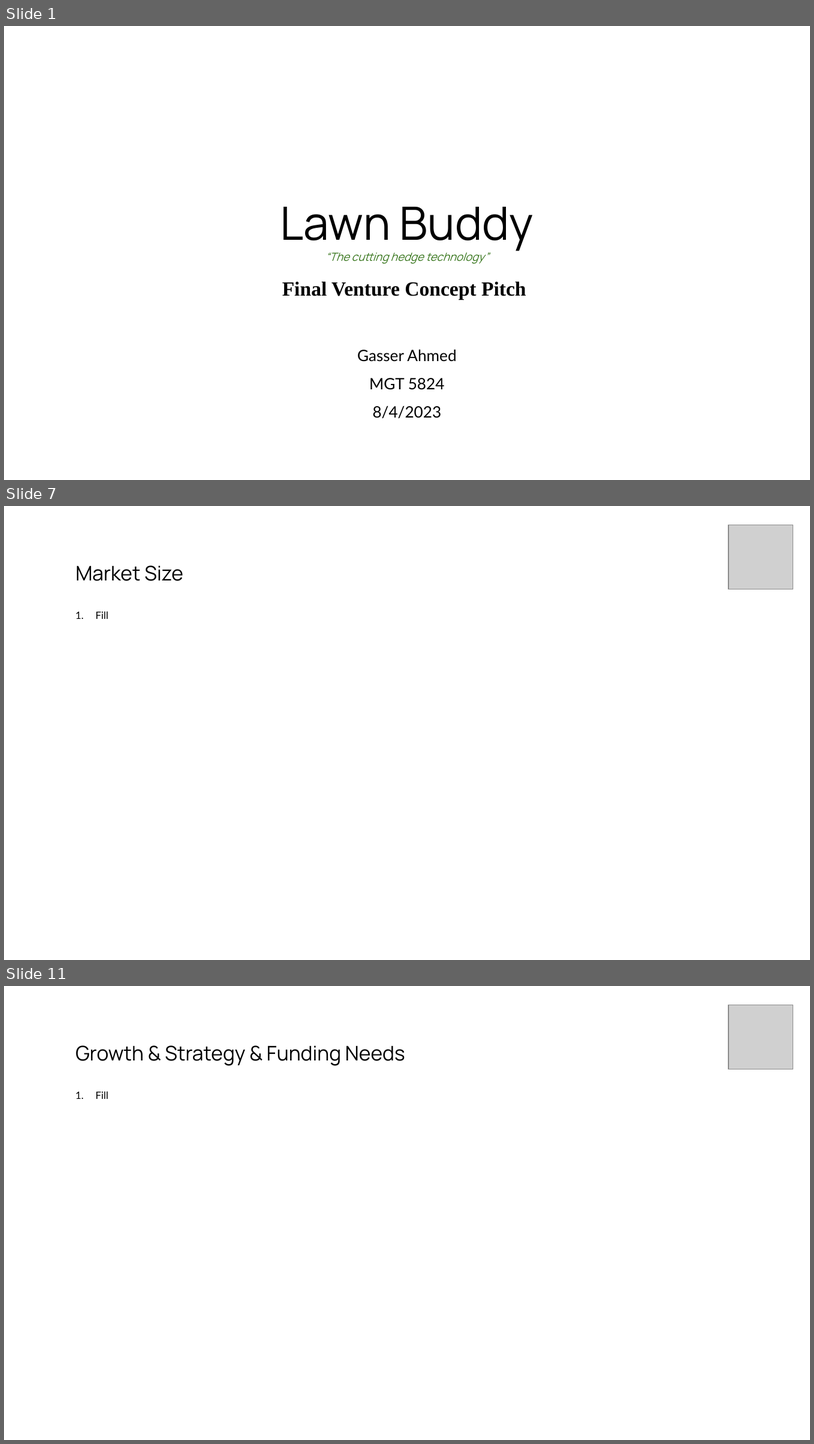
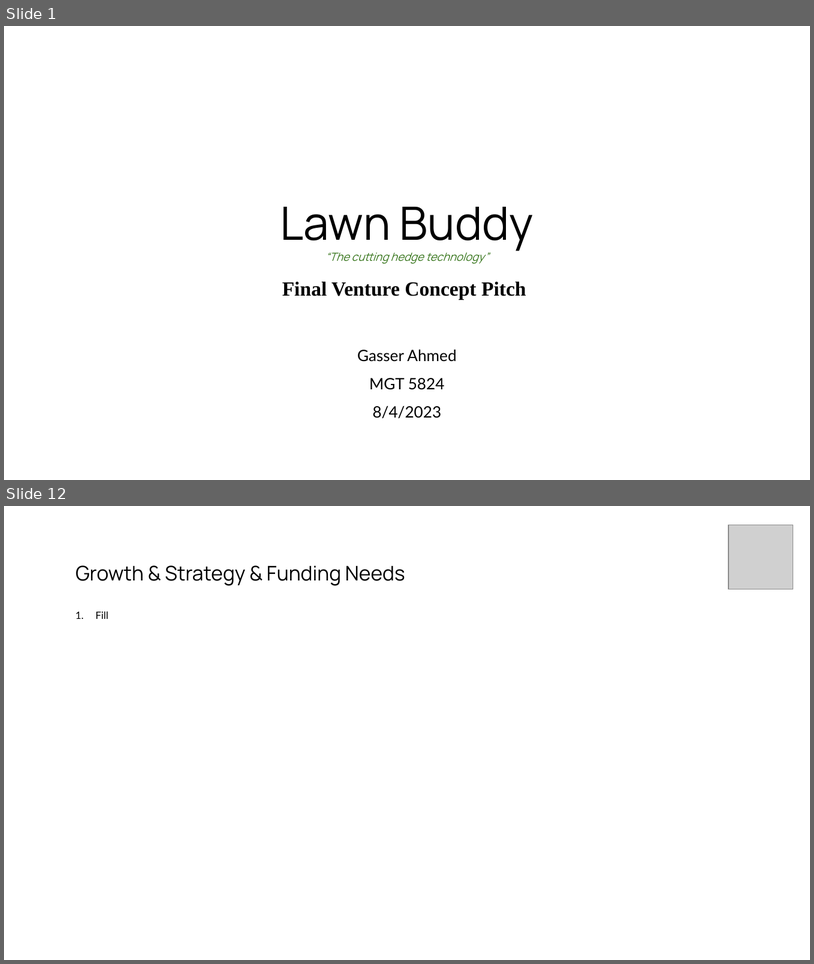
Before and after one commit to gasserahmed/VT-MIT, a slide deck: MGT5824-Tech-based Entrepreneurship/Assignments/Final Venture Concept Pitch/gasser18-final_pitch_slides.pptx. Shown one above the other, each under a label of ours: slides 1, 7 and 11 before the commit, slides 1 and 12 after it; the slides between them are not shown. The pictures are 814x1444 and 814x964 pixels, drawn with LibreOffice and Linux fonts; fonts in the diff are those of the drawing; grey boxes stand for pictures. Boxes give left, top, right and bottom in pixels: in the first picture for what was removed or moved away, otherwise in the second. Text is boxed around its words. In the diff, an @@ line names an element or a change of style, - is before the commit and + after.

```diff
--- a/MGT5824-Tech-based Entrepreneurship/Assignments/Final Venture Concept Pitch/gasser18-final_pitch_slides.pptx
+++ b/MGT5824-Tech-based Entrepreneurship/Assignments/Final Venture Concept Pitch/gasser18-final_pitch_slides.pptx
@@ slide 7 removed at (x1=4, y1=506, x2=810, y2=960), background #FFFFFF @@
@@ picture removed at (x1=729, y1=525, x2=794, y2=589) @@
@@ title removed at (x1=75, y1=565, x2=183, y2=581) @@
-Market Size
@@ text removed at (x1=96, y1=611, x2=108, y2=619) @@
-1. Fill
@@ what was slide 11 is now slide 12 @@
```
Also in this commit, not shown: 4 slides changed, 6 slides added, 4 other slides removed.
